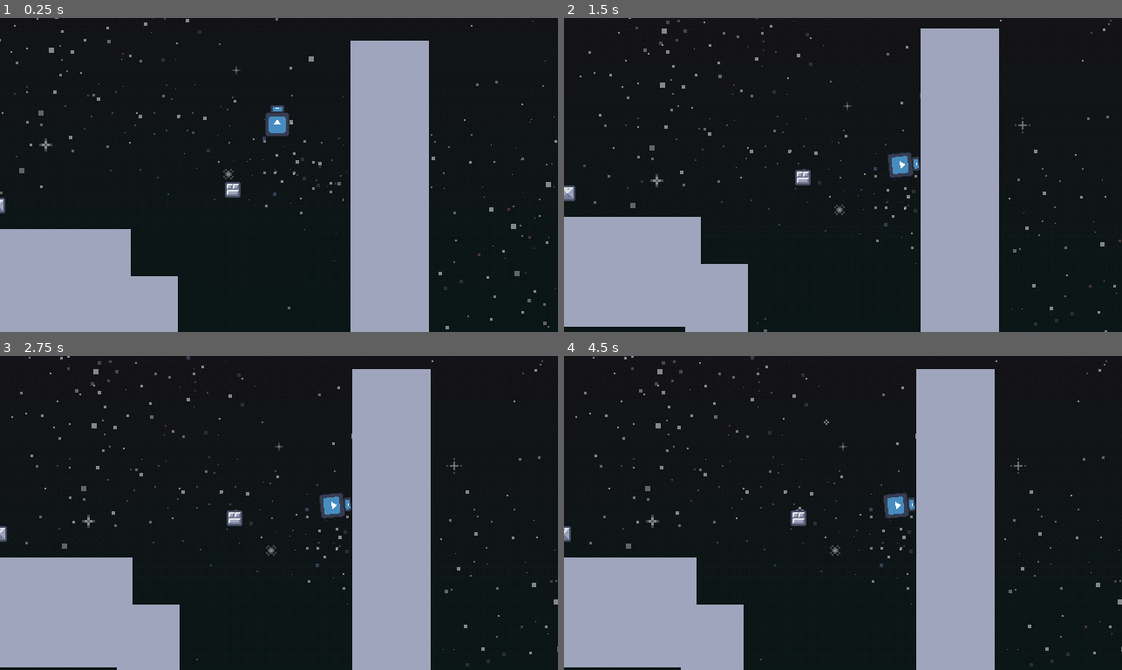
Above: before the commit, frames 1-4 (two rows, left to right).
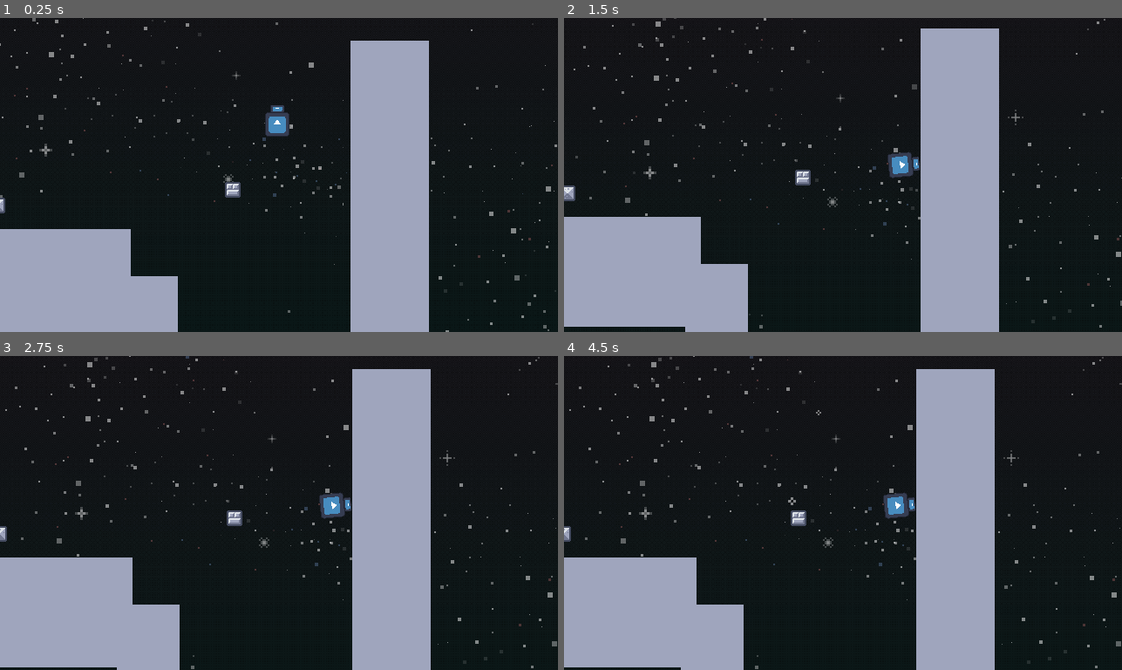
Above: after the commit, the same moments.

Repository: IvanoiuPetrut/touchdown
Game: Godot game, scene res://scenes/game.tscn
The game is run twice, just before and just after one commit, with the same random seed, the same clock (stepped at 60 frames per second) and the same inputs. The engine's default icon, where the game draws it, is replaced by a stand-in: a white triangle on a blue panel in a dark square.
Inputs:
- Up to frame 1 (0.25 s): no input
- Up to frame 2 (1.5 s): hold E (rotate_right) 0.53-1.28 s; hold Space (boost) 0.53-1.28 s; hold Q (rotate_left) from 1.28 s (still down); tap Space (boost) at 1.35 s
- Up to frame 3 (2.75 s): tap Enter at 2 s; release Q (rotate_left) at 2.03 s; hold E (rotate_right) from 2.03 s (still down); hold Space (boost) from 2.03 s (still down)
- Up to frame 4 (4.5 s): release Space (boost) at 2.78 s; tap Space (boost) at 2.85, 4.35 s; release E (rotate_right) at 3.53 s; hold Space (boost) 3.53-4.28 s; hold Q (rotate_left) from 3.53 s (still down)

The runs differ from the first frame. In frame 1, 1.4% of the frame differs, in the area x 0-100%, y 0-100%; in frame 2, 1.6%; in frame 3, 1.6%; in frame 4, 1.6%.

Commit message:
fix: parralax

Diff:
--- a/scripts/game_background.gd
+++ b/scripts/game_background.gd
@@ -16,10 +16,9 @@
 # Parallax factors (lower = moves less, higher = moves more)
 var parallax_layers = []
 var base_positions = []
+var initial_player_position = Vector2.ZERO
 
 func _ready() -> void:
-	# Set the middle of this node to the player's position
-	_follow_player()
 	# Setup parallax layers with different movement factors
 	parallax_layers = [
 		{"sprite": blue_stars, "factor": 0.02},
@@ -38,6 +37,11 @@
 	for layer in parallax_layers:
 		base_positions.append(layer.sprite.position)
 
+	# Set initial values
+	if player:
+		initial_player_position = player.position
+		_follow_player()
+
 
 func _process(delta: float) -> void:
 	_follow_player()
@@ -52,17 +56,16 @@
 
 func _apply_parallax_effect() -> void:
 	if player:
-		# Get player velocity
-		var player_velocity = player.velocity
+		# Calculate player's movement from initial position
+		var player_movement = player.position - initial_player_position
 
 		# Apply parallax effect to each layer
 		for i in range(parallax_layers.size()):
 			var layer = parallax_layers[i]
 			var base_pos = base_positions[i]
 
-			# Calculate offset based on player velocity and layer factor
-			# We negate the velocity to create a parallax effect (background moves opposite to player)
-			var offset = -player_velocity * layer.factor
+			# Calculate offset based on player position and layer factor
+			var offset = -player_movement * layer.factor
 
 			# Apply offset to sprite position
 			layer.sprite.position = base_pos + offset
